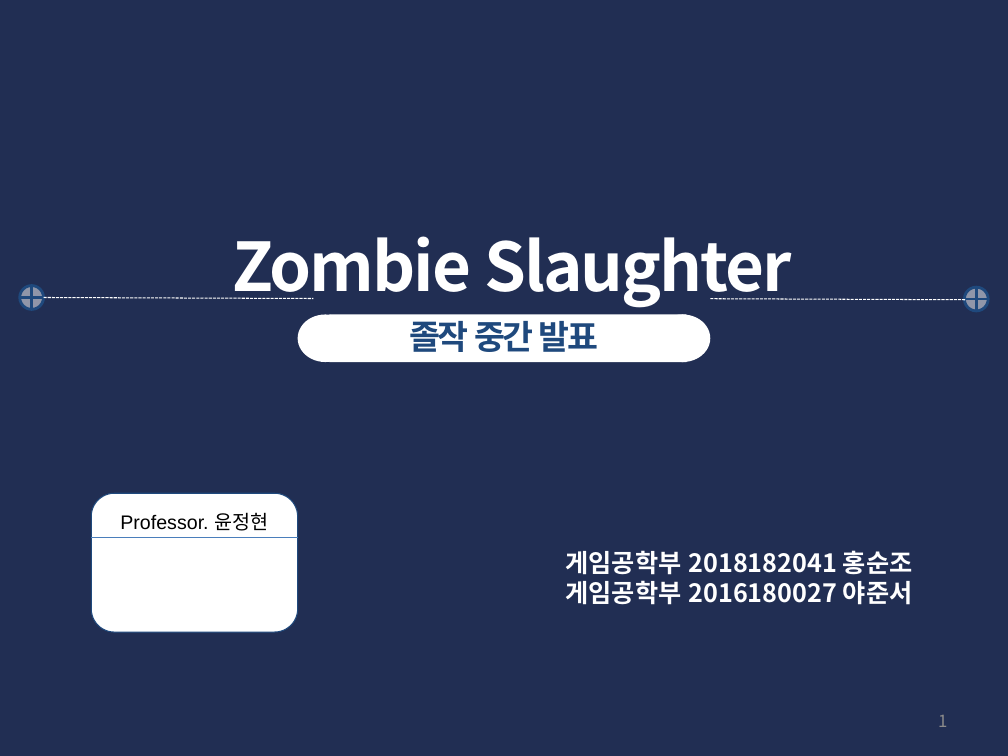
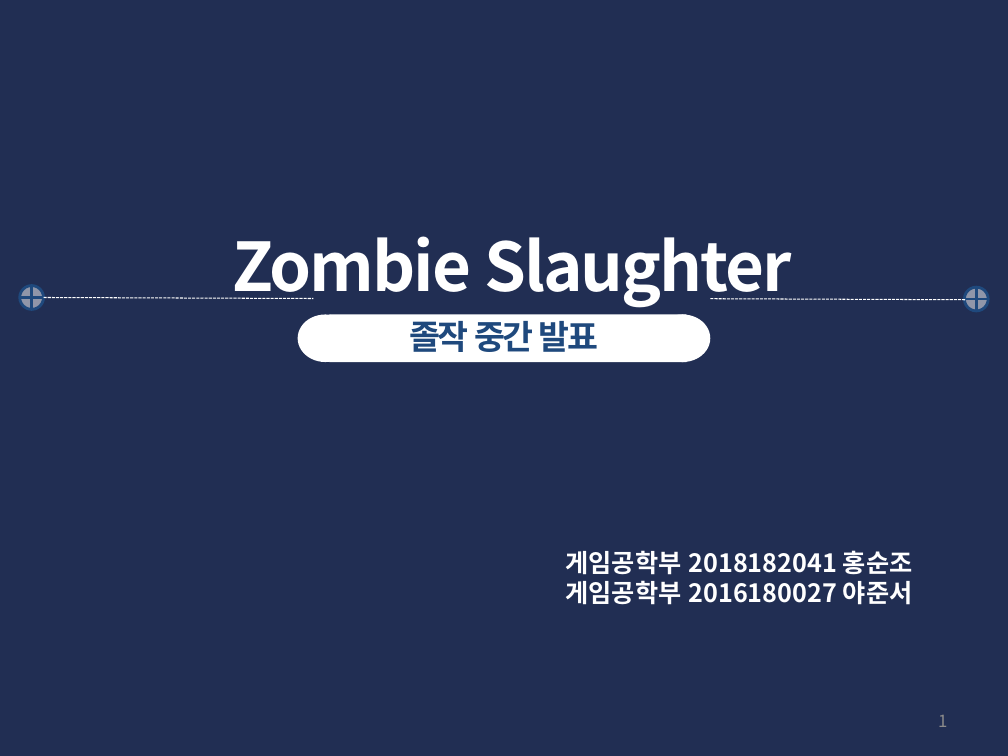
Before and after one commit to SuperHong94/Graduation_Project, a slide deck: slide 1 of Plan/중간 발표 최종.pptx. Drawn at 1008x756 pixels with LibreOffice and Linux fonts; fonts in the diff are those of the drawing. Boxes give left, top, right and bottom in pixels: in the first picture for what was removed or moved away, otherwise in the second. Text is boxed around its words. In the diff, an @@ line names an element or a change of style, - is before the commit and + after.

```diff
--- a/Plan/중간 발표 최종.pptx
+++ b/Plan/중간 발표 최종.pptx
@@ rounded rectangle removed at [92, 493, 298, 632] @@
-Professor. 윤정현
@@ line removed from (92, 537) to (297, 537) @@
```
Also in this commit, not shown: 2 other files.
